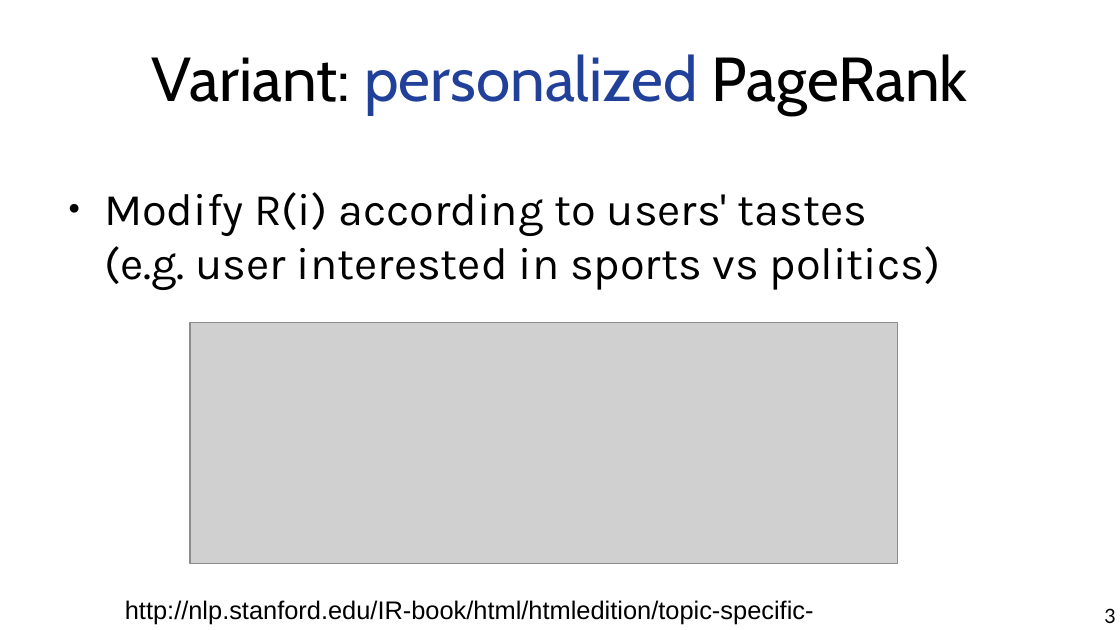
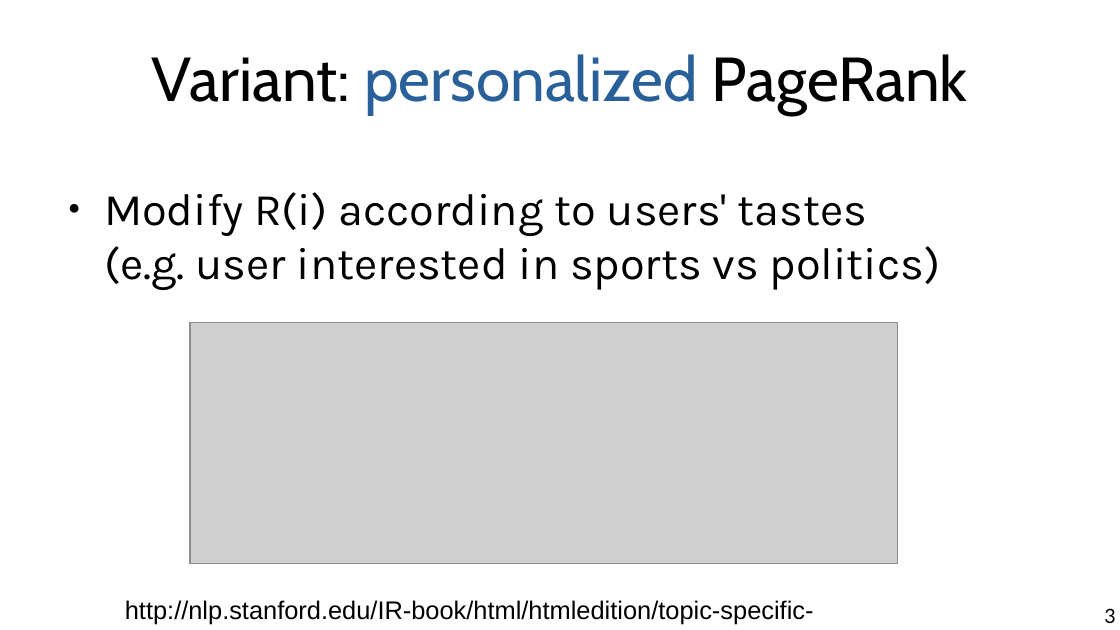
Before and after one commit to chatox/networks-science-course, a slide deck: slide 3 of theory/odp/tt10-pagerank_extra.odp. Drawn at 1120x630 pixels with LibreOffice and Linux fonts; fonts in the diff are those of the drawing; grey boxes stand for pictures. Boxes give left, top, right and bottom in pixels: in the first picture for what was removed or moved away, otherwise in the second. Text is boxed around its words. In the diff, an @@ line names an element or a change of style, - is before the commit and + after.

```diff
--- a/theory/odp/tt10-pagerank_extra.odp
+++ b/theory/odp/tt10-pagerank_extra.odp
@@ title "Variant: personalized PageRank" at (152, 54, 968, 115): text colour #21409A to #2A6099 in "personalized" @@
```
Also in this commit, not shown: 1 other slide changed, 7 other files.
